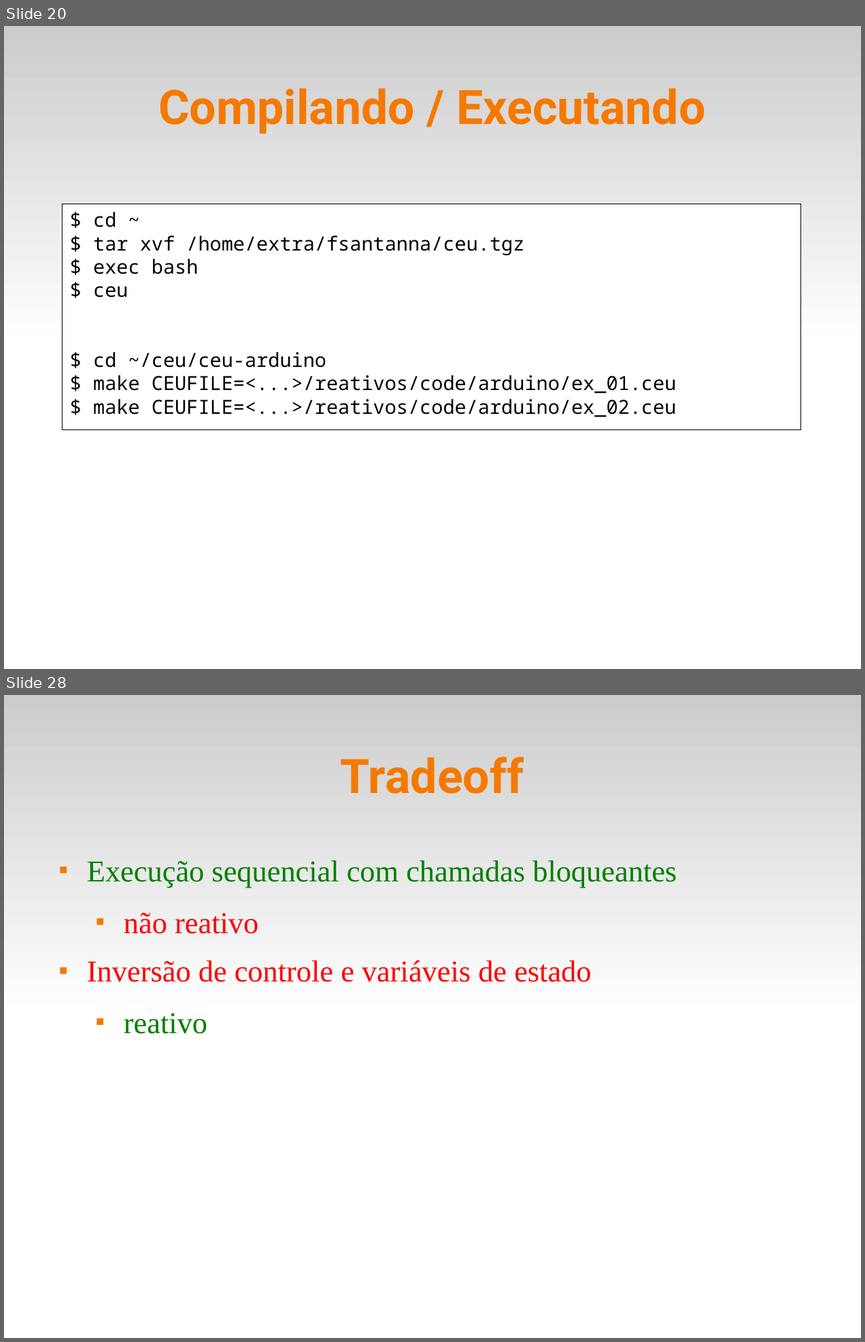
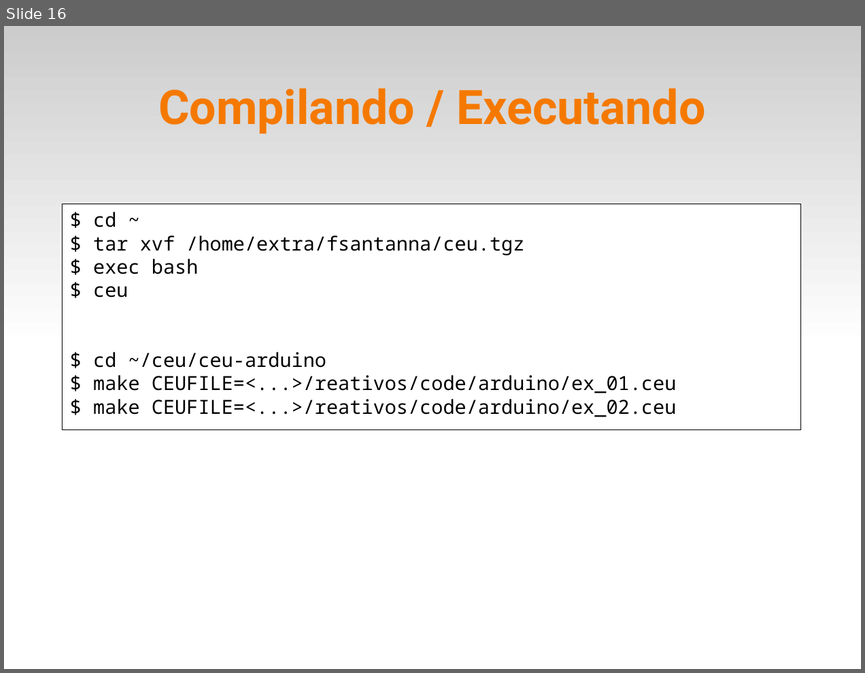
Before and after one commit to fsantanna-uerj/reativos, a slide deck: slides/05_ceu.odp. Shown one above the other, each under a label of ours: slides 20 and 28 before the commit, slide 16 after it; the slides between them are not shown. The pictures are 865x1342 and 865x673 pixels, drawn with LibreOffice and Linux fonts; fonts in the diff are those of the drawing. Boxes give left, top, right and bottom in pixels: in the first picture for what was removed or moved away, otherwise in the second. Text is boxed around its words. In the diff, an @@ line names an element or a change of style, - is before the commit and + after.

```diff
--- a/slides/05_ceu.odp
+++ b/slides/05_ceu.odp
@@ slide 28 removed at bbox=[4, 695, 861, 1338], background #FFFFFF; not listed: 1 template element that a slide beside it also shows @@
@@ title removed at bbox=[341, 757, 524, 794] @@
-Tradeoff
@@ text removed at bbox=[87, 860, 677, 1034] @@
-■ Execução sequencial com chamadas bloqueantes
-  ■ não reativo
-■ Inversão de controle e variáveis de estado
-  ■ reativo
@@ what was slide 20 is now slide 16 @@
```
Also in this commit, not shown: 19 other slides removed, 3 other files.
